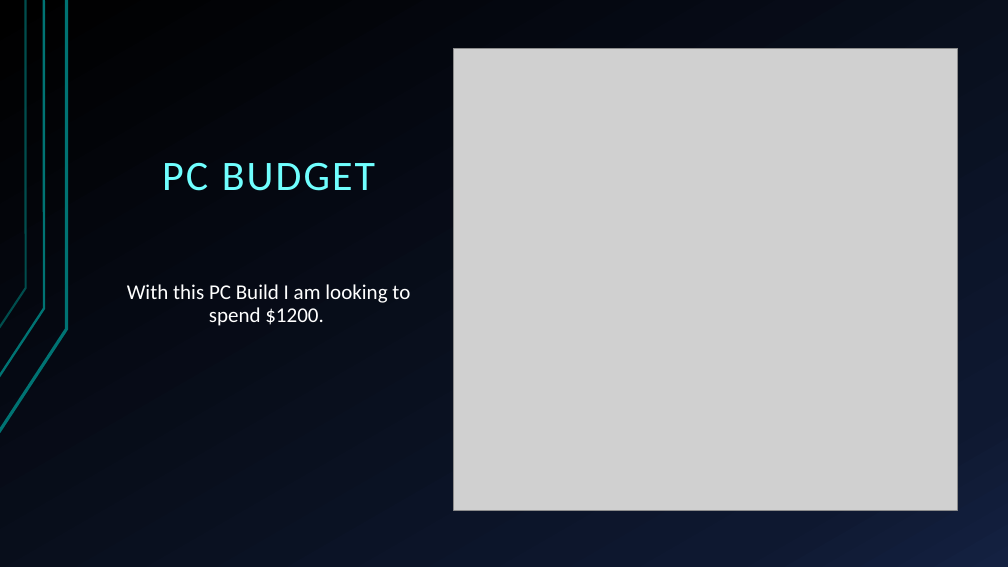
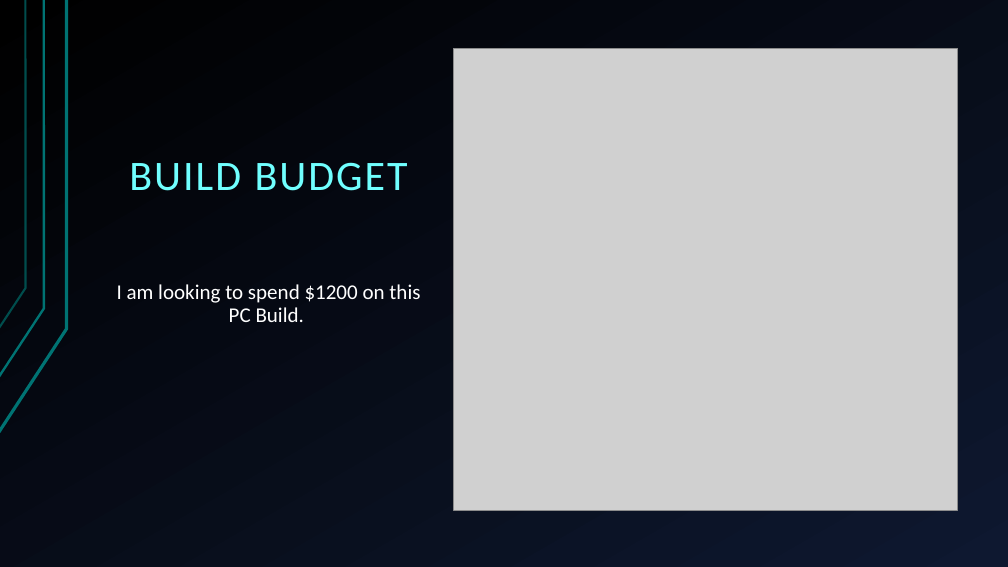
Before and after one commit to Ploppa-Smurph/ctec112_IT_HardwareSupport, a slide deck: slide 3 of buildPC.pptx. Drawn at 1008x567 pixels with LibreOffice and Linux fonts; fonts in the diff are those of the drawing; grey boxes stand for pictures. Boxes give left, top, right and bottom in pixels: in the first picture for what was removed or moved away, otherwise in the second. Text is boxed around its words. In the diff, an @@ line names an element or a change of style, - is before the commit and + after.

```diff
--- a/buildPC.pptx
+++ b/buildPC.pptx
@@ background gradient #000000 to #0F1931 to #142242 to gradient #000000 to #0E1830 @@
@@ title at (x1=129, y1=162, x2=408, y2=191): text changed @@
-PC BUDGET
+BUILD BUDGET
@@ text at (x1=117, y1=284, x2=420, y2=322): text changed @@
-With this PC Build I am looking to spend $1200.
+I am looking to spend $1200 on this PC Build.
```
Also in this commit, not shown: 15 other slides changed.
